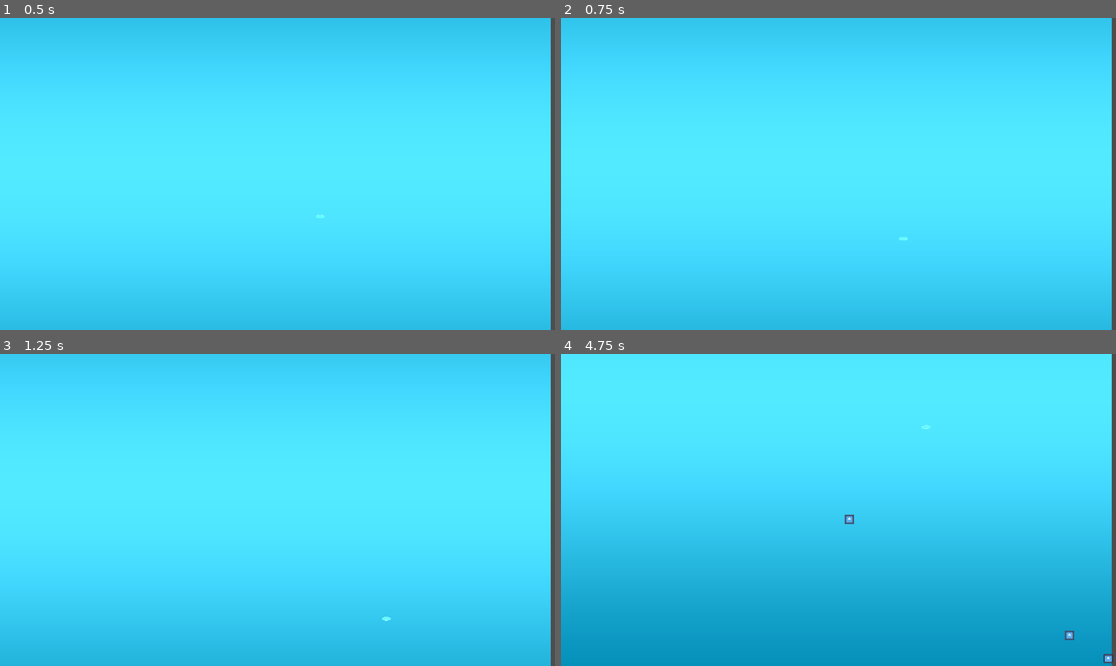
Above: before the commit, frames 1-4 (two rows, left to right).
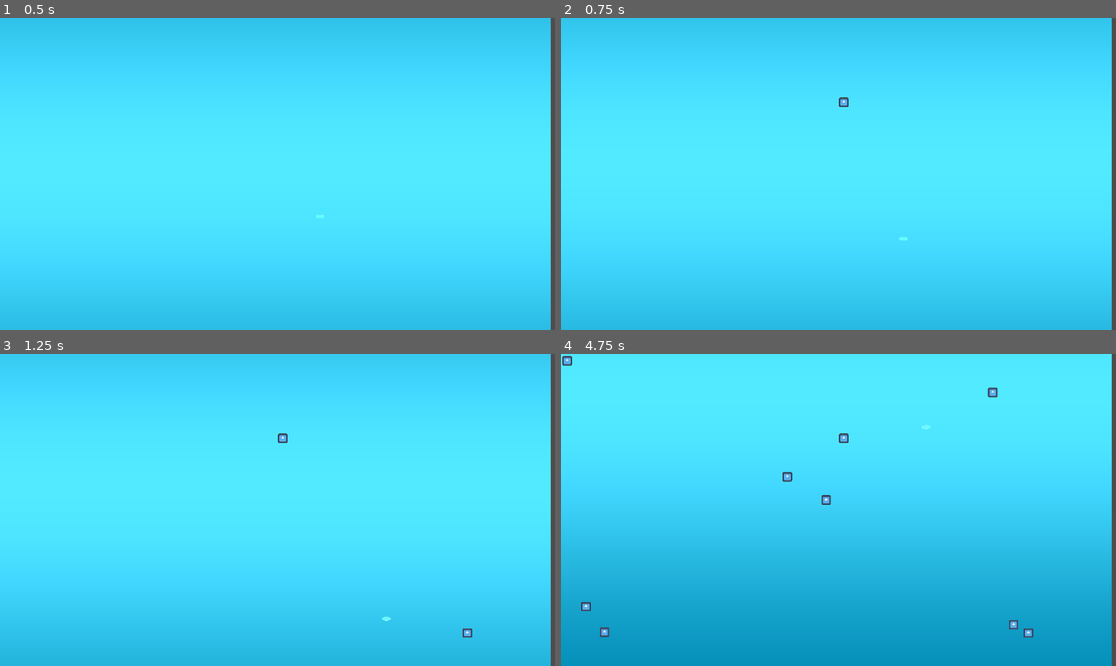
Above: after the commit, the same moments.

Repository: MisterIXI/chili-code-jam-4
Game: Godot game, scene res://entities/test/performance_test.tscn
Two runs of this game, one before a commit and one after it. Both use one fixed random seed, a clock stepped at 60 frames per second and the inputs below. The project has no main scene, so this scene is started directly. The engine's default icon, where the game draws it, is replaced by a stand-in: a white triangle on a blue panel in a dark square.
Inputs:
- Up to frame 1 (0.5 s): no input
- Up to frame 2 (0.75 s): tap Enter at 0.5 s; hold D (move_right) from 0.53 s (still down)
- Up to frame 3 (1.25 s): keep holding D (move_right)
- Up to frame 4 (4.75 s): release D (move_right) at 1.28 s; hold Down (move_backward) 1.28-2.03 s; tap Space at 2, 4.25 s; hold D (move_right) 2.03-2.78 s; hold W (move_forward) 2.78-3.53 s; tap Enter at 3.5 s; hold A (move_left) from 3.53 s (still down)

Frame 1 is identical in both runs. In frame 2, less than 0.1% of the frame differs, in the area x 50-52%, y 25-29%; in frame 3, 0.1%; in frame 4, 0.6%, in the area x 0-100%, y 0-100%.

Commit message:
new_game_plus

Diff:
--- a/autoload/food_manager.gd
+++ b/autoload/food_manager.gd
@@ -14,7 +14,7 @@
 
 func next_cycle() ->void:
     # get camera
-    spawn(Vector2(randi_range(0,1920), randi_range(0,1080)))
+    spawn(Vector2(randi_range(-960,960), randi_range(-540,540)))
     # stat up
     stat_food_cycles += 1
 
--- a/entities/bacteria/spawn_manager.gd
+++ b/entities/bacteria/spawn_manager.gd
@@ -1,10 +1,10 @@
 extends Node2D
 class_name Spawn_Manager
 
-const bubble_scene = preload("res://entities/test/bubble.tscn")
+const BACTERIA_SCENE = preload("res://entities/test/bubble.tscn")
 var stat_spawned_bacterias : int =  0
 
-var _start_health : int = 10
+var _start_health : int = 100
 var _start_speed  : float = 300
 # Called when the node enters the scene tree for the first time.
 func _ready() -> void:
@@ -14,11 +14,11 @@
 	return get_child_count()
 
 func spawn(value : int, _pos : Vector2) ->void:
-	if get_child_count() < 1000:
-		for x in range(0,value):
-			var _new = bubble_scene.instantiate()
-			_new.setup(_start_health, _start_speed)
-			add_child(_new)
-			_new.global_position = _pos
-			stat_spawned_bacterias += 1
-			print("Spawn_Manager: New bacteria spawned. Current :  ", get_current_bacterias_count())
+	#if get_child_count(false) < 1000:
+	for n in value:
+
+		var _new = BACTERIA_SCENE.instantiate()
+		_new.setup(_start_health, _start_speed)
+		_new.global_position = _pos
+		stat_spawned_bacterias += 1
+		self.add_child(_new)
--- /dev/null
+++ b/entities/game/game_scene.tscn
@@ -0,0 +1,52 @@
+[gd_scene format=3 uid="uid://dflk0lvknsnft"]
+
+[ext_resource type="Material" uid="uid://i7r7rm4i8ve8" path="res://shaders/shader_material_background.tres" id="1_bjl4v"]
+[ext_resource type="PackedScene" uid="uid://bkyt3dnhvyv6a" path="res://entities/bacteria/spawn_manager.tscn" id="2_h5h23"]
+[ext_resource type="PackedScene" uid="uid://bm2qdu4vgow0m" path="res://autoload/food_manager.tscn" id="3_dfmu6"]
+
+[sub_resource type="PhysicsMaterial" id="PhysicsMaterial_plbgc"]
+friction = 0.0
+bounce = 1.0
+
+[sub_resource type="RectangleShape2D" id="RectangleShape2D_4d0ye"]
+size = Vector2(1920, 100)
+
+[node name="game_scene" type="Node2D" unique_id=74893840]
+
+[node name="Background" type="ColorRect" parent="." unique_id=587980553]
+material = ExtResource("1_bjl4v")
+offset_left = -991.0
+offset_top = -540.0
+offset_right = 929.0
+offset_bottom = 540.0
+
+[node name="Camera2D" type="Camera2D" parent="." unique_id=191204191]
+zoom = Vector2(0.61, 0.61)
+
+[node name="DirectionalLight2D" type="DirectionalLight2D" parent="." unique_id=1199567011]
+energy = 0.25
+
+[node name="Spawn_Manager" parent="." unique_id=1027638047 instance=ExtResource("2_h5h23")]
+
+[node name="Food_Manager" parent="." unique_id=683063397 instance=ExtResource("3_dfmu6")]
+
+[node name="Cage" type="StaticBody2D" parent="." unique_id=773666474]
+physics_material_override = SubResource("PhysicsMaterial_plbgc")
+
+[node name="CollisionShape2D" type="CollisionShape2D" parent="Cage" unique_id=1603689164]
+position = Vector2(-33, 491)
+shape = SubResource("RectangleShape2D_4d0ye")
+
+[node name="CollisionShape2D2" type="CollisionShape2D" parent="Cage" unique_id=199862446]
+position = Vector2(-29, -486)
+shape = SubResource("RectangleShape2D_4d0ye")
+
+[node name="CollisionShape2D3" type="CollisionShape2D" parent="Cage" unique_id=1313239242]
+position = Vector2(922, -75)
+rotation = 1.5707964
+shape = SubResource("RectangleShape2D_4d0ye")
+
+[node name="CollisionShape2D4" type="CollisionShape2D" parent="Cage" unique_id=134686913]
+position = Vector2(-980, -81)
+rotation = 1.5707964
+shape = SubResource("RectangleShape2D_4d0ye")
--- a/entities/test/bubble.gd
+++ b/entities/test/bubble.gd
@@ -1,6 +1,6 @@
 extends RigidBody2D
 class_name Bacteria
-var life_time : float = 10.0
+var life_time : float = 100.0
 var well_fed : int = 0
 
 # Called when the node instantiate
@@ -30,5 +30,5 @@
 
 func cellula_divisio() ->void:
 	#Spawn Manager with Timer give position
-	get_parent().spawn(well_fed,global_position)
-	#well_fed = 0
+	get_parent().spawn(1,global_position)
+	well_fed = 0
